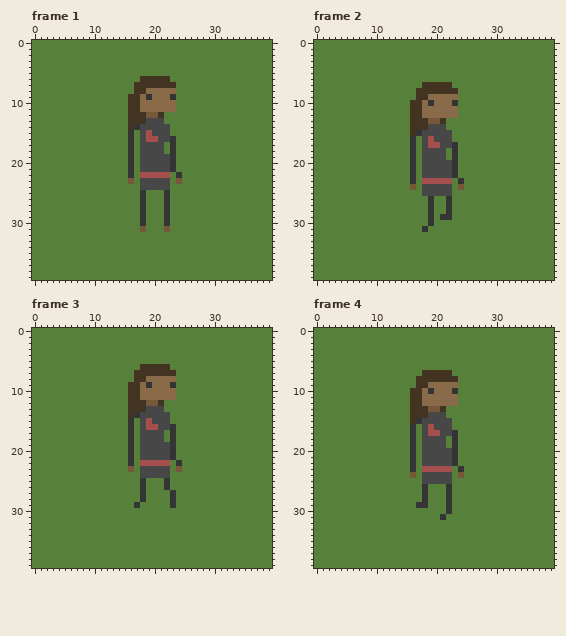
Edited in one commit: pixel-art file (Characters/ASE's/Mechanic.ase). That is the earlier state.
40x40 pixels, 5 frames. Shown: frame 1, frame 2, frame 3, frame 4. The commit also changed other frames, which this record leaves out.
New version:
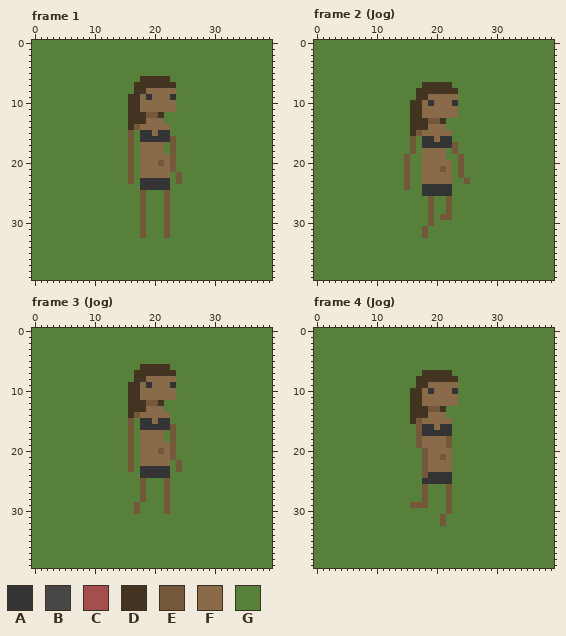
Palette (. is transparent): A #343434  B #474747  C #a54e4e  D #433321  E #745839  F #896b49  G #57803b
The edit:
layer "Clothes" now hidden
Frame 1:
y 13: x 19..21 BBB -> FFF
y 14: x 17..22 ABBBBB -> EFFFFF
y 15: x 16 A -> E; x 18..22 BCBBB -> AAFAA
y 16: x 16 A -> E; x 18..23 BCCBBA -> AAAAAE
y 17..18: x 16 A -> E; x 18..21 BBBB -> FFFF; x 23 A -> E
y 19: x 16 A -> E; x 18..23 BBBBBA -> FFFFFE
y 20: x 16 A -> E; x 18..23 BBBBBA -> FFFEFE
y 21: x 16 A -> E; x 18..23 BBBBBA -> FFFFFE
y 22: x 16 A -> E; x 18..22 CCCCC -> FFFFF; x 24 A -> E
y 23..24: x 18..22 BBBBB -> AAAAA
y 25..30: x 18 A -> E; x 22 A -> E
y 32: x 18 G -> E; x 22 G -> E
Frame 2 (Jog):
y 14: x 19..21 BBB -> FFF
y 15: x 17..22 ABBBBB -> EFFFFF
y 16: x 16 A -> E; x 18..22 BCBBB -> AAFAA
y 17: x 16 A -> E; x 18..23 BCCBBA -> AAAAAE
y 18: x 16 A -> E; x 18..21 BBBB -> FFFF; x 23 A -> E
y 19: x 15..16 GA -> EG; x 18..21 BBBB -> FFFF; x 23..24 AG -> GE
y 20: x 15..16 GA -> EG; x 18..24 BBBBBAG -> FFFFFGE
y 21: x 15..16 GA -> EG; x 18..24 BBBBBAG -> FFFEFGE
y 22: x 15..16 GA -> EG; x 18..24 BBBBBAG -> FFFFFGE
y 23: x 15..16 GA -> EG; x 18..22 CCCCC -> FFFFF; x 24..25 AG -> GE
y 24: x 15..16 GE -> EG; x 18..22 BBBBB -> AAAAA; x 24 E -> G
y 25: x 18..22 BBBBB -> AAAAA
y 26..28: x 19 A -> E; x 22 A -> E
y 29: x 19 A -> E; x 21..22 AA -> EE
y 30: x 19 A -> E
y 31: x 18 A -> E
y 32: x 18 G -> E
Frame 3 (Jog):
y 13: x 19..21 BBB -> FFF
y 14: x 17..22 ABBBBB -> EFFFFF
y 15: x 16 A -> E; x 18..22 BCBBB -> AAFAA
y 16: x 16 A -> E; x 18..23 BCCBBA -> AAAAAE
y 17..18: x 16 A -> E; x 18..21 BBBB -> FFFF; x 23 A -> E
y 19: x 16 A -> E; x 18..23 BBBBBA -> FFFFFE
y 20: x 16 A -> E; x 18..23 BBBBBA -> FFFEFE
y 21: x 16 A -> E; x 18..23 BBBBBA -> FFFFFE
y 22: x 16 A -> E; x 18..22 CCCCC -> FFFFF; x 24 A -> E
y 23..24: x 18..22 BBBBB -> AAAAA
y 25..26: x 18 A -> E; x 22 A -> E
y 27..28: x 18 A -> E; x 22..23 GA -> EG
y 29: x 17 A -> E; x 22..23 GA -> EG
y 30: x 17 G -> E; x 22 G -> E
Frame 4 (Jog):
y 14: x 19..21 BBB -> FFF
y 15: x 17..22 ABBBBB -> EFFFFF
y 16: x 16..22 AGBCBBB -> GEAAFAA
y 17: x 16..23 AGBCCBBA -> GEAAAAAG
y 18..19: x 16..23 AGBBBBGA -> GEFFFFEG
y 20: x 16 A -> G; x 18..23 BBBBBA -> EFFFFG
y 21: x 16 A -> G; x 18..23 BBBBBA -> EFFEFG
y 22: x 16 A -> G; x 18..23 BBBBBA -> EFFFFG
y 23: x 16 A -> G; x 18..22 CCCCC -> EFFFF; x 24 A -> G
y 24: x 16 E -> G; x 18..22 BBBBB -> EAAAA; x 24 E -> G
y 25: x 18..22 BBBBB -> AAAAA
y 26..28: x 18 A -> E; x 22 A -> E
y 29: x 16..18 GAA -> EEE; x 22 A -> E
y 30: x 22 A -> E
y 31: x 21 A -> E
y 32: x 21 G -> E
Boxes around the changes in both pictures, in picture pixels (x1, y1, x2, y2):
changed: (128, 118, 182, 238)
changed: (404, 124, 470, 238)
changed: (128, 406, 182, 514)
changed: (410, 412, 464, 526)
